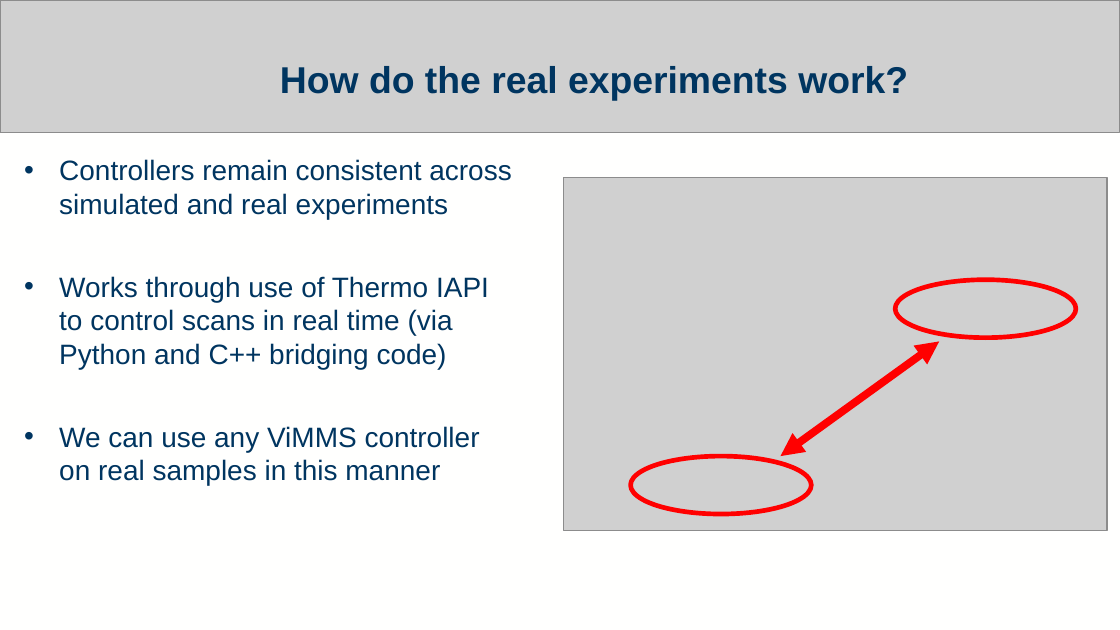
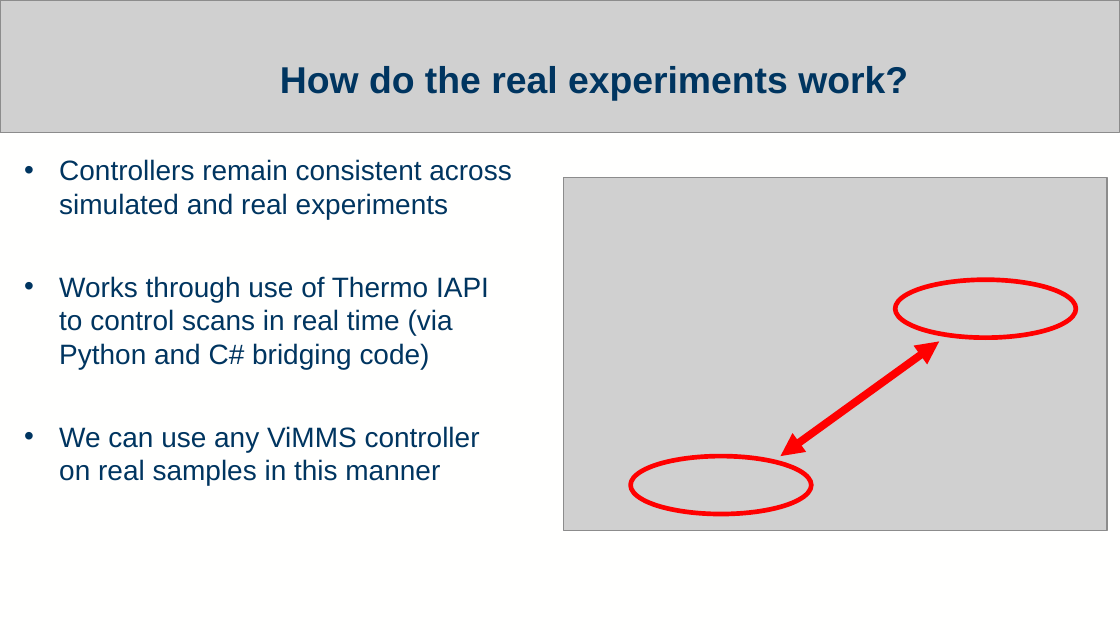
Before and after one commit to vinnydavies/presentations, a slide deck: slide 8 of ViMMS.pptx. Drawn at 1120x630 pixels with LibreOffice and Linux fonts; fonts in the diff are those of the drawing; grey boxes stand for pictures. Boxes give left, top, right and bottom in pixels: in the first picture for what was removed or moved away, otherwise in the second. Text is boxed around its words. In the diff, an @@ line names an element or a change of style, - is before the commit and + after.

```diff
--- a/ViMMS.pptx
+++ b/ViMMS.pptx
@@ text at bbox=[59, 276, 489, 369]: text changed @@
-• Works through use of Thermo IAPI to control scans in real time (via Python and C++ bridging code)
+• Works through use of Thermo IAPI to control scans in real time (via Python and C# bridging code)
```
Also in this commit, not shown: 3 other slides changed, 23 slides added, 1 other file.
